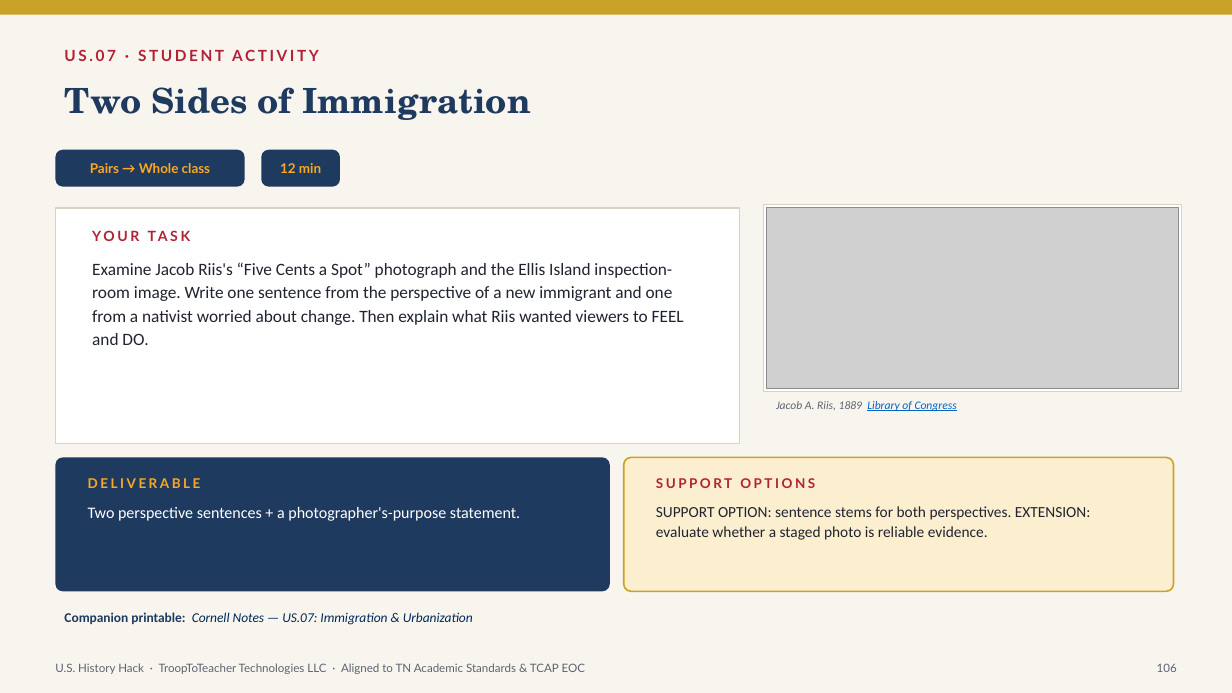
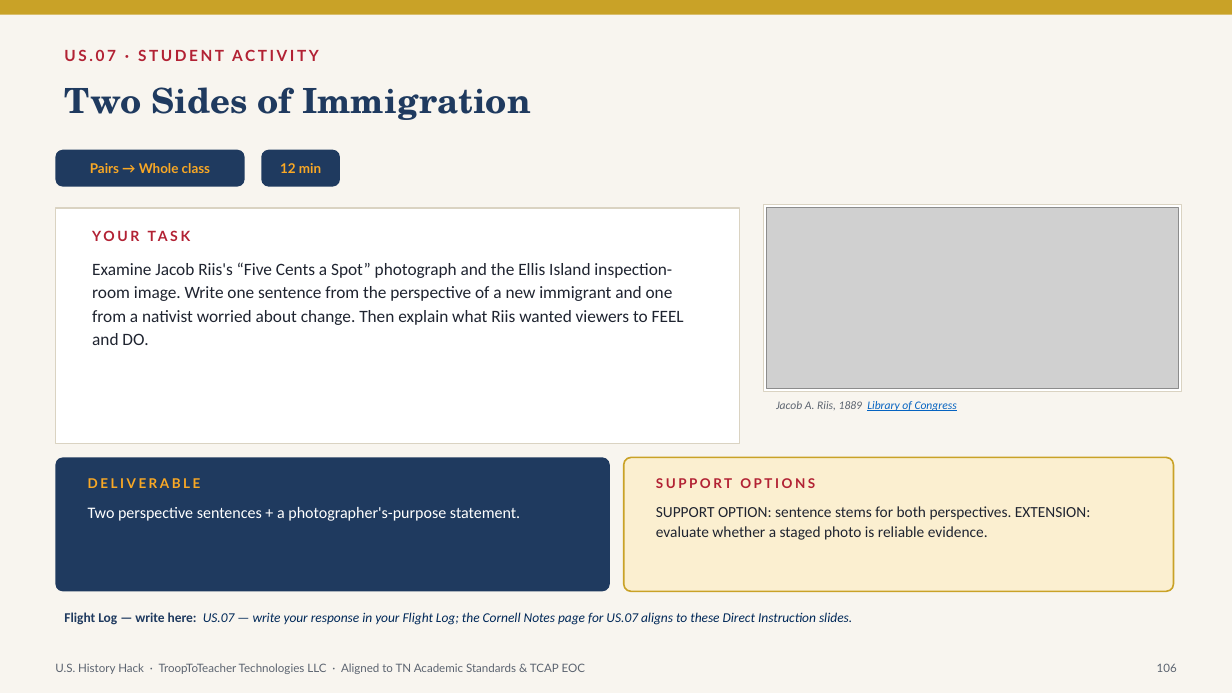
Before and after one commit to Trooptoteacher/trooptoteacher-history, a slide deck: slide 106 of HistoryHack_Platinum/deliverables_unit1/Unit1_Teacher_Deck_America250.pptx. Drawn at 1232x693 pixels with LibreOffice and Linux fonts; fonts in the diff are those of the drawing; grey boxes stand for pictures. Boxes give left, top, right and bottom in pixels: in the first picture for what was removed or moved away, otherwise in the second. Text is boxed around its words. In the diff, an @@ line names an element or a change of style, - is before the commit and + after.

```diff
--- a/HistoryHack_Platinum/deliverables_unit1/Unit1_Teacher_Deck_America250.pptx
+++ b/HistoryHack_Platinum/deliverables_unit1/Unit1_Teacher_Deck_America250.pptx
@@ text at bbox=[64, 612, 852, 625]: text changed @@
-Companion printable: Cornell Notes — US.07: Immigration & Urbanization
+Flight Log — write here: US.07 — write your response in your Flight Log; the Cornell Notes page for US.07 aligns to these Direct Instruction slides.
```
Also in this commit, not shown: 13 other slides changed, 1 other file.
